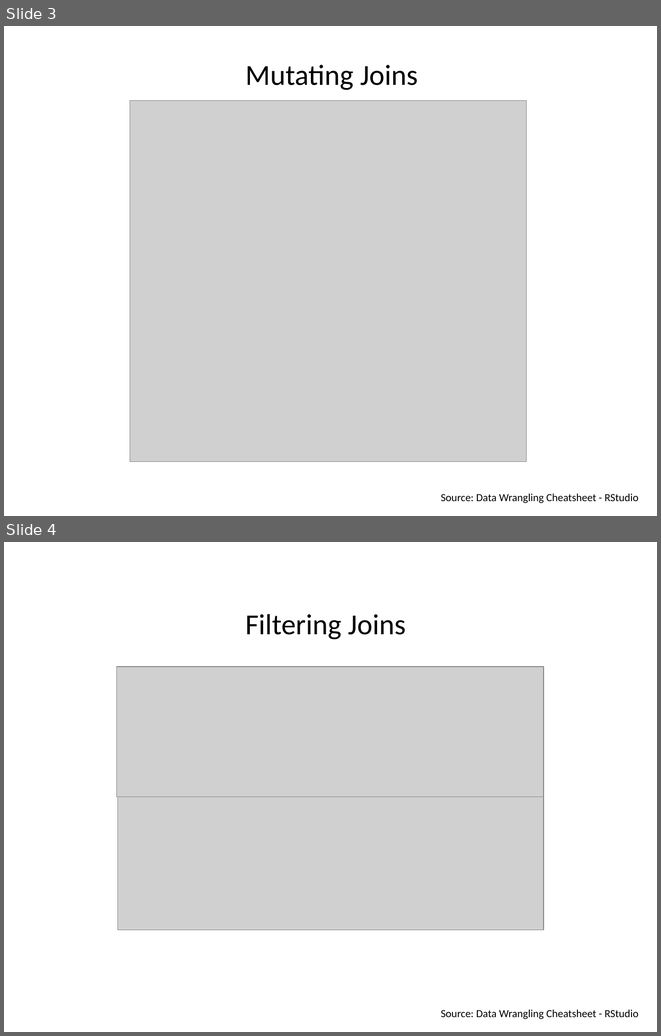
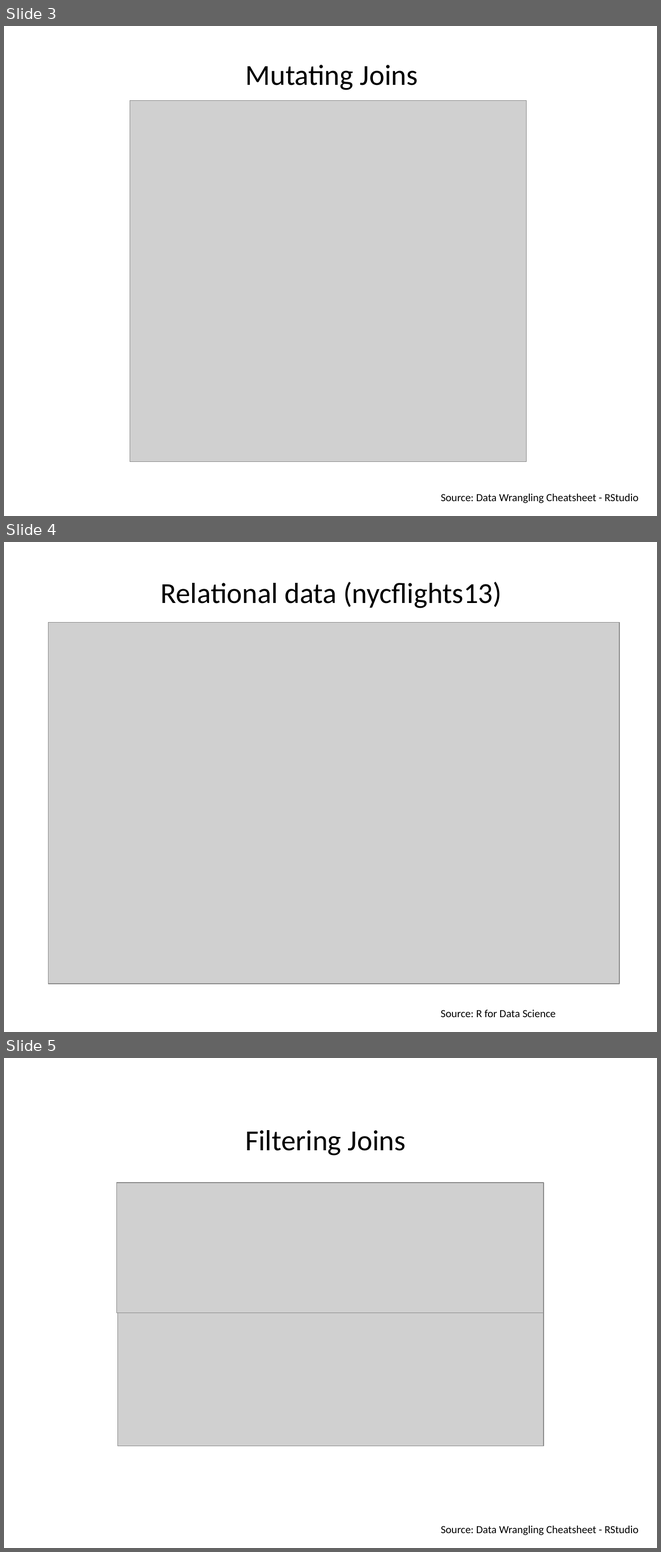
Before and after one commit to Rashedul/stat545_guest_lecture, a slide deck: cm010_slides.pptx. Shown one above the other, each under a label of ours: slides 3 and 4 before the commit, slides 3, 4 and 5 after it. The pictures are 661x1036 and 661x1552 pixels, drawn with LibreOffice and Linux fonts; fonts in the diff are those of the drawing; grey boxes stand for pictures. Boxes give left, top, right and bottom in pixels: in the first picture for what was removed or moved away, otherwise in the second. Text is boxed around its words. In the diff, an @@ line names an element or a change of style, - is before the commit and + after.

```diff
--- a/cm010_slides.pptx
+++ b/cm010_slides.pptx
@@ slide 4 added at (4, 542, 657, 1032), background #FFFFFF @@
@@ text added at (161, 582, 502, 608), 32 pt, text #000000 @@
+Relational data (nycflights13)
@@ picture added at (49, 623, 620, 983) @@
@@ text added at (441, 1009, 556, 1017), 12 pt, text #000000 @@
+Source: R for Data Science
@@ what was slide 4 is now slide 5 @@
```
Also in this commit, not shown: 4 other files.
